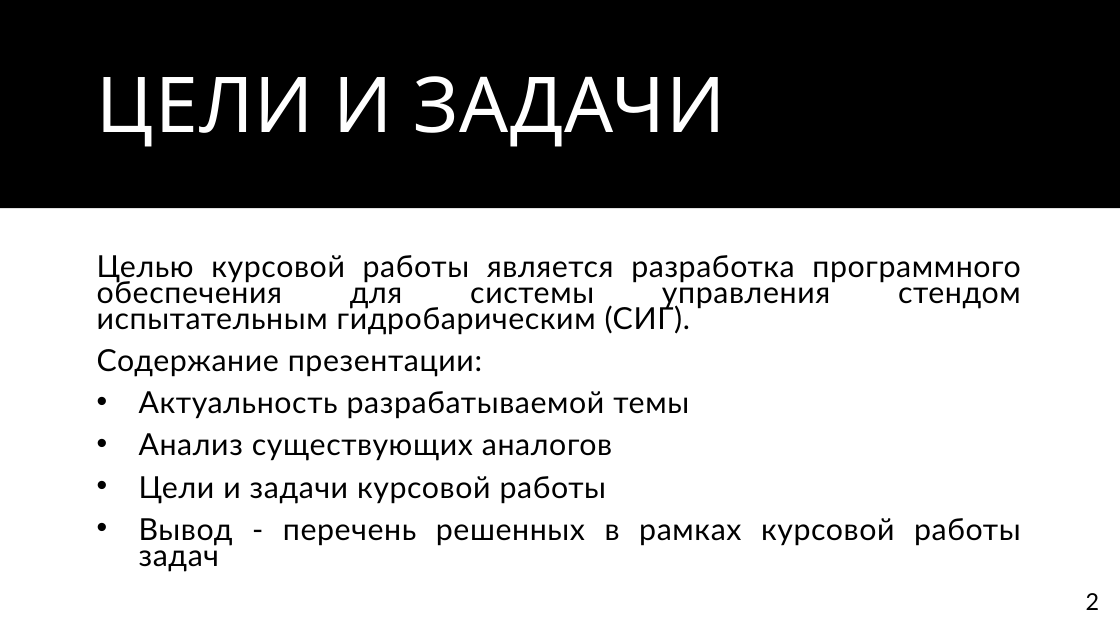
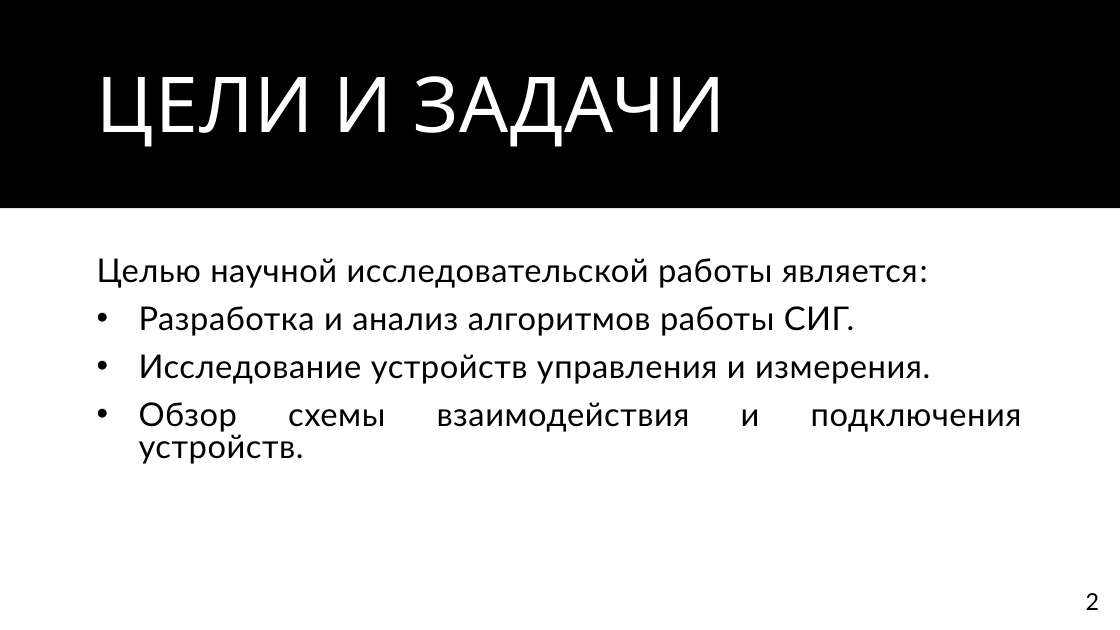
Before and after one commit to DafterT/FQW-SIG, a slide deck: slide 2 of Presentation/Защита СИГ.pptx. Drawn at 1120x630 pixels with LibreOffice and Linux fonts; fonts in the diff are those of the drawing. Boxes give left, top, right and bottom in pixels: in the first picture for what was removed or moved away, otherwise in the second. Text is boxed around its words. In the diff, an @@ line names an element or a change of style, - is before the commit and + after.

```diff
--- a/Presentation/Защита СИГ.pptx
+++ b/Presentation/Защита СИГ.pptx
@@ text at (97, 258, 1022, 464): text changed; size 26 to 28 pt @@
-Целью курсовой работы является разработка программного обеспечения для системы управления стендом испытательным гидробарическим (СИГ).
-Содержание презентации:
-• Актуальность разрабатываемой темы
-• Анализ существующих аналогов
-• Цели и задачи курсовой работы
-• Вывод - перечень решенных в рамках курсовой работы задач
+Целью научной исследовательской работы является:
+• Разработка и анализ алгоритмов работы СИГ.
+• Исследование устройств управления и измерения.
+• Обзор схемы взаимодействия и подключения устройств.
```
Also in this commit, not shown: 3 other slides changed, 9 slides added, 9 slides removed, 19 other files.
